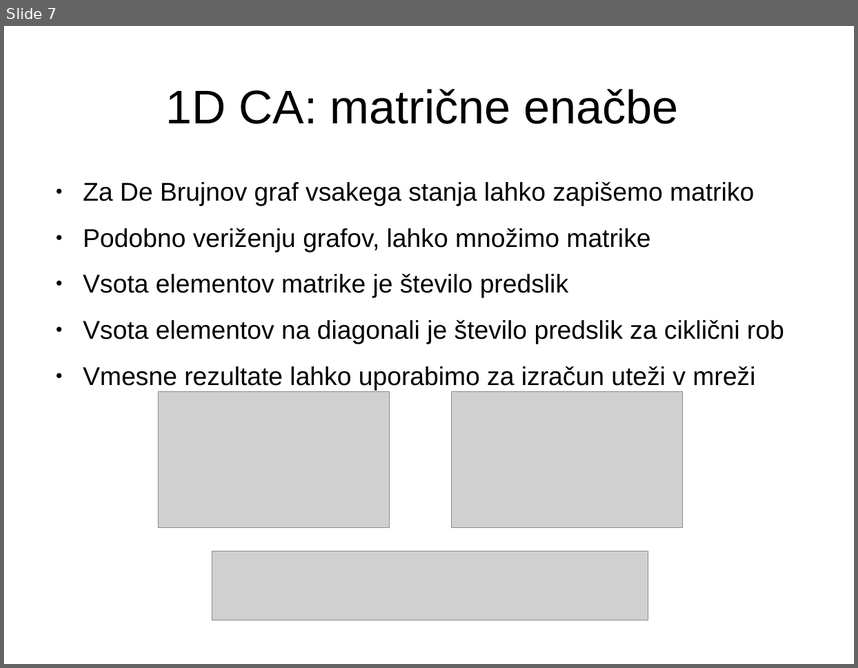
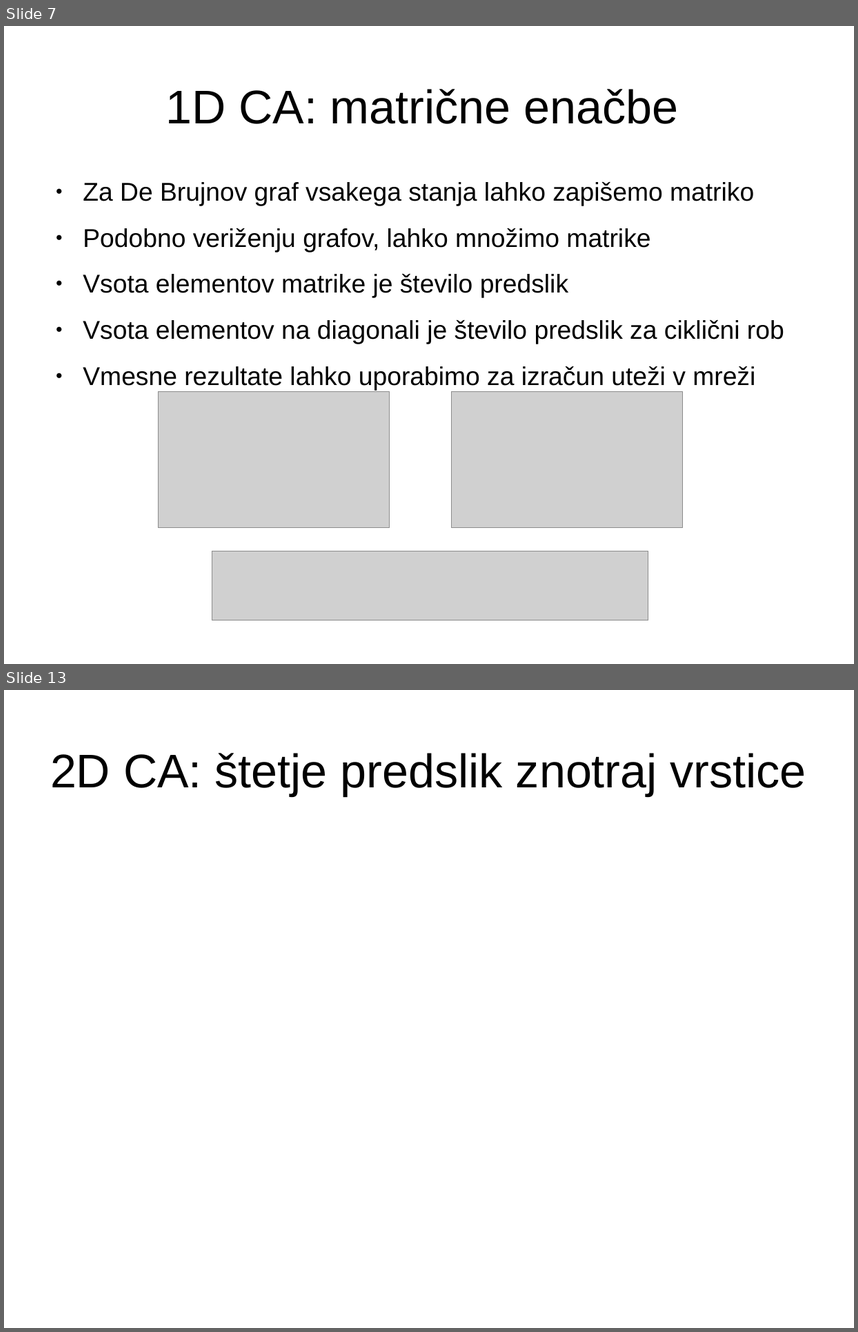
Before and after one commit to jeras/fri-latex-templates, a slide deck: predstavitev/predstavitev.odp. Shown one above the other, each under a label of ours: slide 7 before the commit, slides 7 and 13 after it; the slides between them are not shown. The pictures are 858x668 and 858x1332 pixels, drawn with LibreOffice and Linux fonts; fonts in the diff are those of the drawing; grey boxes stand for pictures. Boxes give left, top, right and bottom in pixels: in the first picture for what was removed or moved away, otherwise in the second. Text is boxed around its words. In the diff, an @@ line names an element or a change of style, - is before the commit and + after.

```diff
--- a/predstavitev/predstavitev.odp
+++ b/predstavitev/predstavitev.odp
@@ slide 13 added at bbox=[4, 690, 854, 1328], background #FFFFFF @@
@@ title added at bbox=[50, 753, 806, 796], 44 pt, text #000000 @@
+2D CA: štetje predslik znotraj vrstice
```
Also in this commit, not shown: 7 other slides added.
